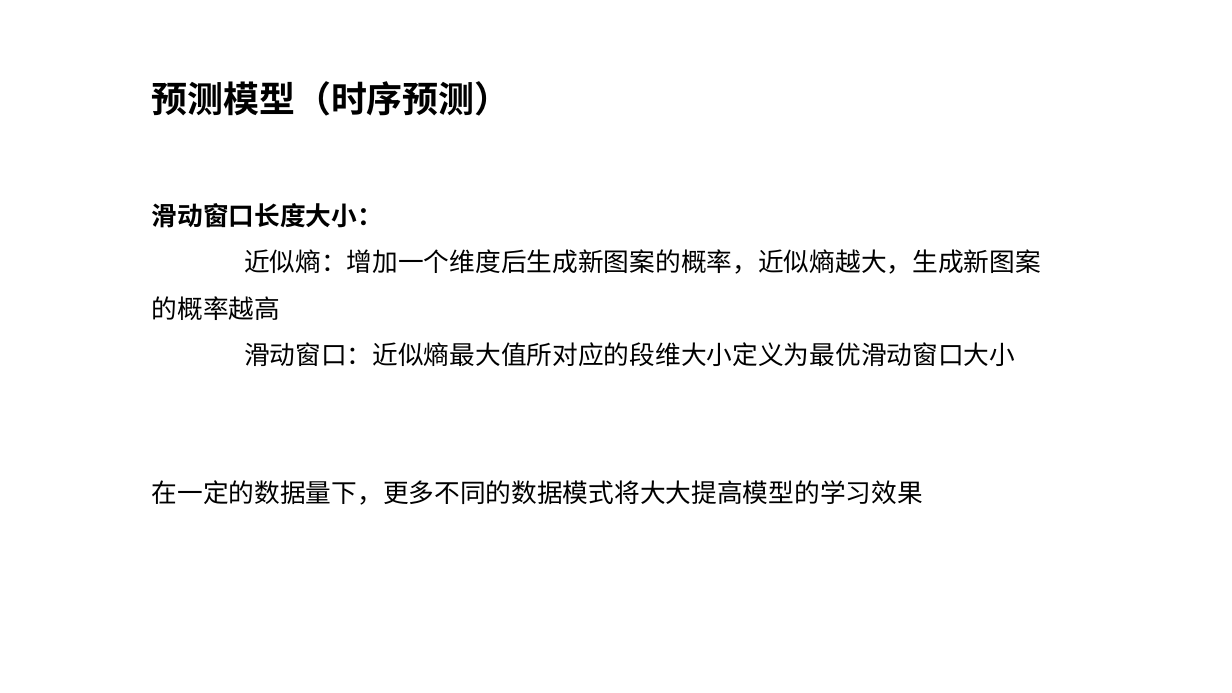
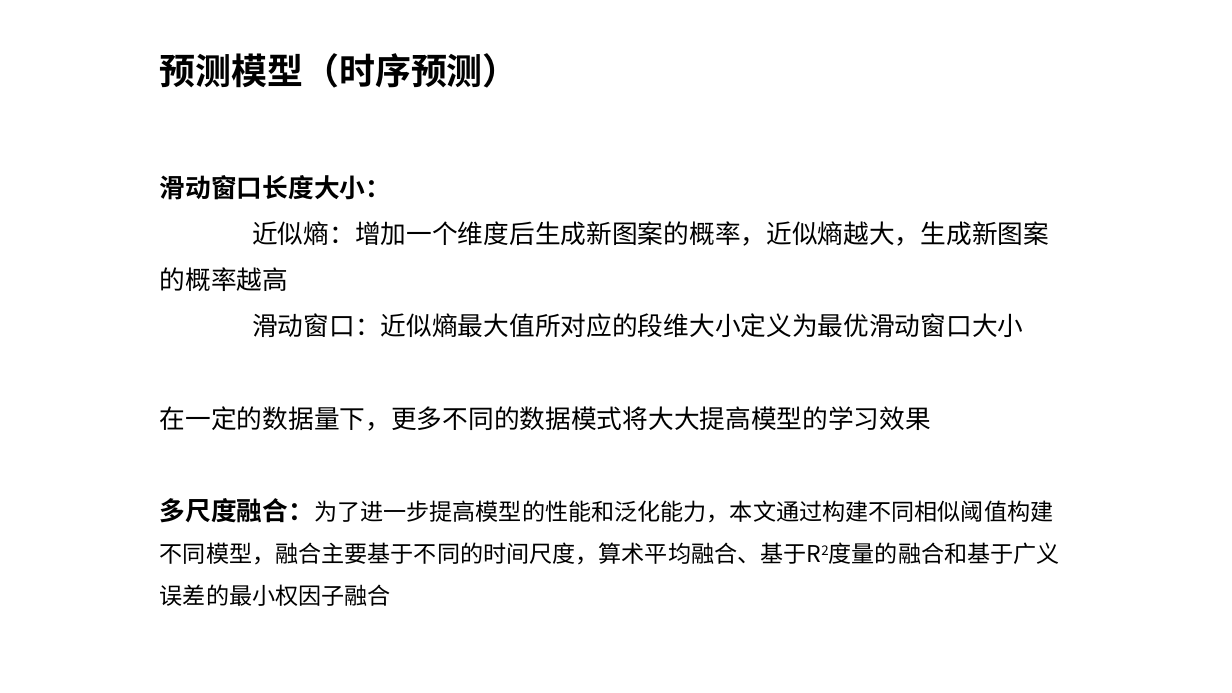
Before and after one commit to lucking666/sys, a slide deck: slide 5 of 卢老师论文汇报/1101汇报.pptx. Drawn at 1232x693 pixels with LibreOffice and Linux fonts; fonts in the diff are those of the drawing. Boxes give left, top, right and bottom in pixels: in the first picture for what was removed or moved away, otherwise in the second. Text is boxed around its words. In the diff, an @@ line names an element or a change of style, - is before the commit and + after.

```diff
--- a/卢老师论文汇报/1101汇报.pptx
+++ b/卢老师论文汇报/1101汇报.pptx
@@ text "预测模型（时序预测）": place and size @@
-text "预测模型（时序预测）" at (152,81,1041,505)
+text "预测模型（时序预测）" at (160,53,1053,565)
@@ text at (160,498,1053,565): paragraph added @@
+多尺度融合：为了进一步提高模型的性能和泛化能力，本文通过构建不同相似阈值构建不同模型，融合主要基于不同的时间尺度，算术平均融合、基于R2度量的融合和基于广义误差的最小权因子融合
```
Also in this commit, not shown: 1 other slide changed, 3 slides added, 1 slide removed, 4 other files.
